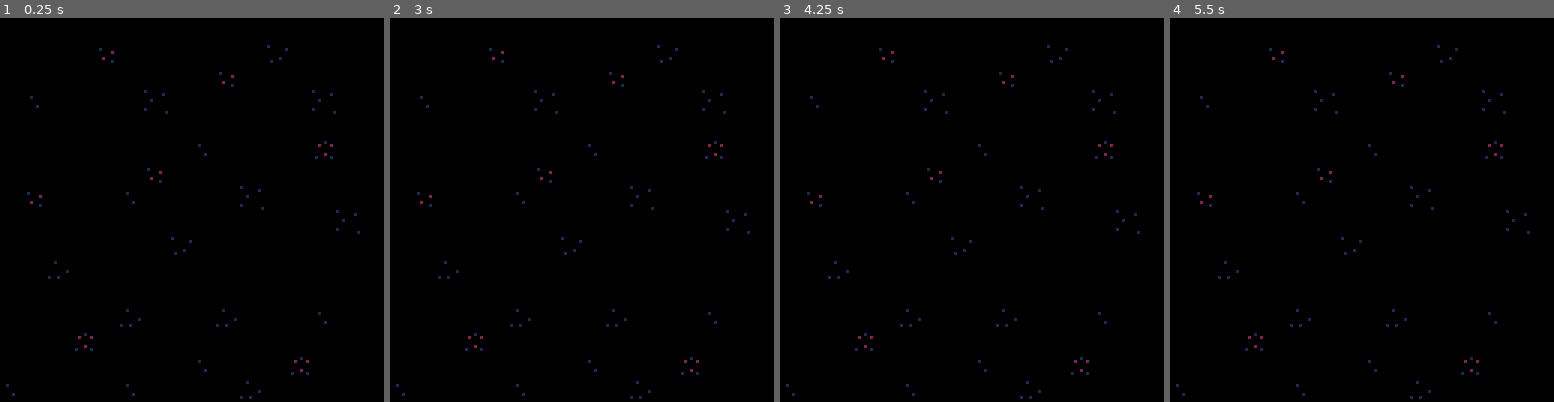
Above: before the commit, frames 1-4 (left to right).
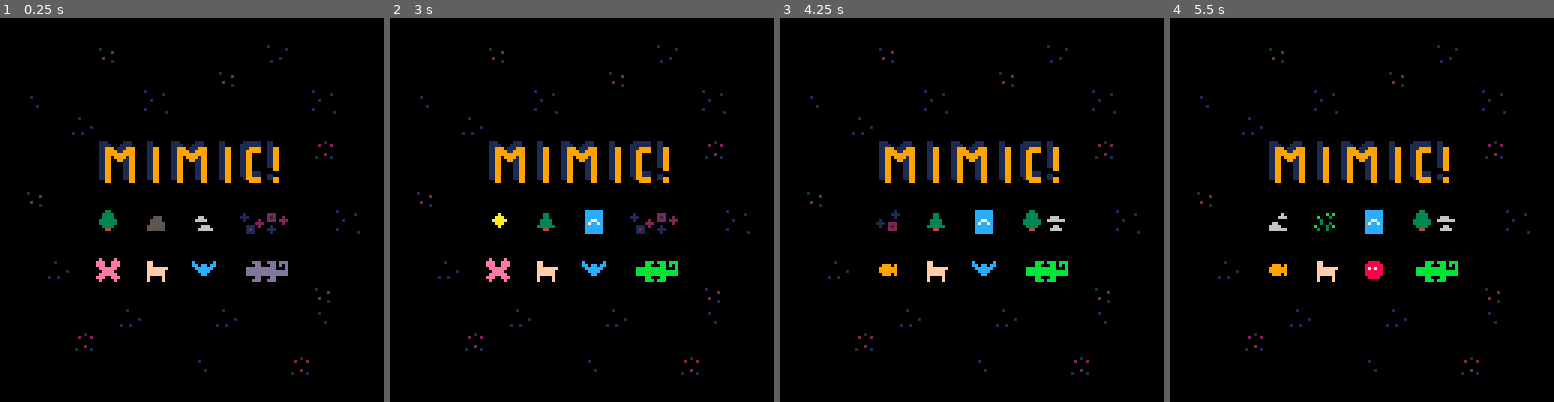
Above: after the commit, the same moments.

Repository: sourencho/mimic
Game: PICO-8 cartridge misc/mimic_cover.p8
The game is run twice, just before and just after one commit, with the same random seed, the same clock (stepped at 60 frames per second) and the same inputs.
Inputs:
- Up to frame 1 (0.25 s): no input
- Up to frame 2 (3 s): no input
- Up to frame 3 (4.25 s): no input
- Up to frame 4 (5.5 s): no input

The runs differ from the first frame. In frame 1, 4.5% of the frame differs, in the area x 1-86%, y 25-100%; in frame 2, 4.6%; in frame 3, 4.6%; in frame 4, 4.6%.

Commit message:
Cover misc cart

Diff:
--- a/misc/mimic_cover.p8
+++ b/misc/mimic_cover.p8
@@ -1,12 +1,83 @@
 pico-8 cartridge // http://www.pico-8.com
-version 33
+version 34
 __lua__
 -- mimic cover
 -- by sourencho
 
+sprites = {
+    [{4,8}] = {
+        ind = 0,
+        sprs = {96, 64, 95, 115},
+        dt = 50,
+    },
+    [{6,8}] = {
+        ind = 0,
+        sprs = {81, 97, 42, 63},
+        dt = 70,
+    },
+    [{8,8}] = {
+        ind = 0,
+        sprs = {83, 122, 81, 83},
+        dt = 90,
+    },
+    [{10,8}] = {
+        ind = 0,
+        sprs = {79, 96, 81, 95},
+        dt = 120,
+    },
+    [{11,8}] = {
+        ind = 0,
+        sprs = {78, 99, 94, 110},
+        dt = 110,
+    },
+    [{4,10}] = {
+        ind = 0,
+        sprs = {22, 07, 24},
+        dt = 120,
+    },
+    [{6,10}] = {
+        ind = 0,
+        sprs = {39, 22, 07},
+        dt = 190,
+    },
+    [{8,10}] = {
+        ind = 0,
+        sprs = {24, 05, 08},
+        dt = 130,
+    },
+    [{10,10}] = {
+        ind = 0,
+        sprs = {10, 25},
+        dt = 90,
+    },
+    [{11,10}] = {
+        ind = 0,
+        sprs = {11, 28},
+        dt = 90,
+    },
+}
+
+function _init()
+    t = 1
+end
+
 function _draw()
     cls()
-    map(16, 0, 0, 0, 16, 16)
+    map(0, 0, 0, 0, 16, 16)
+    --line(0,12,128,12,8)
+    --line(0,116,128,116,8)
+
+    for coord, data in pairs(sprites) do
+        if (t % data.dt == 0) then
+            data.ind += 1
+            data.ind = (data.ind % #data.sprs)
+            printh(data.ind.." "..#data.sprs)
+        end
+        spr(data.sprs[data.ind+1], 8*coord[1], 8*coord[2])
+    end
+
+    t += 1
+
 end
 
 __gfx__
@@ -27,20 +98,20 @@
 00dddd000000000000aaaa0000111100000990000eeeeee0eee00eeec000000c0000000000000bb000000bb000bb000000bb0000200000002882000909090000
 000dd0000000000000000000000000000000000000e00e000e0000e0000000000000000000000bbb0000bbb00bbb00000bbb0000200000002882000090900000
 00000000000000000000000000000000000000000000000000000000000000000000000000000000000000000000000000000000222222222882000909090000
-011100000111000001111110111110000110000000000000000000000ff0000000ff0000000000000000b0b00000909008880ccc288888888882000090900000
-01111000111100001111111011111000011000000000000000bb00000ff0000000ff0000000000000b0003000000040008980c2c222222222222000000000000
-0119990111999000111999900099999001199000b0000bb00b00b00b0fffffff00ffffff000000000030000009090409088eeccc200200002002000000000000
-01199991199990001199999000999990011990000b00b00bb0000bb00ffffff000fffff0000000000030030000400440aaaefe00200200002002000000000000
-011999999999900011990000000119900119900000bb0000000000000ffffff000fffff000000000b00030b000400400a9aeee00200200002002000000000000
-011990999919900011990000000119900119900000000000000000000f0000f000f000f0000000000300300000044400aaa00000200200002002000000000000
-011990099119900011990000000119900119900000000000000000000f0000f000ff00ff00000000000000000000400000000000220220002202200000000000
-01199000011990001199000000011990011990000000000000000000000000000000000000000000000000000000000000000000000000000000000000000000
-011990000119900011990000000119900119900000b00bb0000b00b000000000000000000000000009990009000000000000aaa0999000000000ccc000000eee
-011990000119900011990000000119900119900000bbbb00000bbbb000000000000000000000000099099099000000000000a2a092900999ccc0c1c00eee0e2e
-0119900001199000119911101111199001199000bbbbbb000bbbbbb000000000000000000000000090009990000000b00300aaa099900929c1c0ccc00e2e0eee
-0119900001199000119911101111199001199000bbbbbb000bbbbbb00000000000000000000000000000000000300300b030030000303999ccc030000eee0030
-011990000119900001999990009999900119900000bbbb00000bbbb0000000000000000000000000000000000b03030000303000000300000033000000300300
-000990000009900000099990009999900009900000b00bb0000b00b0000000000000000000000000000000000003000000303000000300000003000000030300
+011100000111000001100000011100000111000001100000011111100ff0000000ff0000000000000000b0b00000909008880ccc288888888882000090900000
+011110001111000001100000011110001111000001100000111111100ff0000000ff0000000000000b0003000000040008980c2c222222222222000000000000
+011999011199900001199000011999011199900001199000111999900fffffff00ffffff000000000030000009090409088eeccc200200002002000000000000
+011999911999900001199000011999911999900001199000119999900ffffff000fffff0000000000030030000400440aaaefe00200200002002000000000000
+011999999999900001199000011999999999900001199000119900000ffffff000fffff000000000b00030b000400400a9aeee00200200002002000000000000
+011990999919900001199000011990999919900001199000119900000f0000f000f000f0000000000300300000044400aaa00000200200002002000000000000
+011990099119900001199000011990099119900001199000119900000f0000f000ff00ff00000000000000000000400000000000220220002202200000000000
+01199000011990000119900001199000011990000119900011990000000000000000000000000000000000000000000000000000000000000000000000000000
+0119900001199000011990000119900001199000011990001199000000000000000000000000000009990009000000000000aaa0999000000000ccc000000eee
+0119900001199000011990000119900001199000011990001199000000000000000000000000000099099099000000000000a2a092900999ccc0c1c00eee0e2e
+0119900001199000011990000119900001199000011990001199111000000000000000000000000090009990000000b00300aaa099900929c1c0ccc00e2e0eee
+011990000119900001199000011990000119900001199000119911100000000000000000000000000000000000300300b030030000303999ccc030000eee0030
+01199000011990000119900001199000011990000119900001999990000000000000000000000000000000000b03030000303000000300000033000000300300
+00099000000990000009900000099000000990000009900000099990000000000000000000000000000000000003000000303000000300000003000000030300
 00000000000000000000000000000000000000000000000000000000000000000000000000000000000000000000000000000000000000000000000000000000
 00000000000000000000000000000000000000000000000000000000000000000000000000000000000000000cccccc0000000000cccccc00000000000000000
 0000a00000000000010000000000000000000000000000000000000000cccccccccccccccccccc00cccccc000cccccc0cccccc00cccccccc0222000001000000
@@ -269,21 +340,21 @@
 
 
 __gff__
-0000000000fd00fffeff0602060400000800000000fffefffeff0602060000000000000000ff00fffe021001130000000000000000ff00000002001014151617081010601010100202020202020280800404244010101002020202020202808001012140101010020202020202028080101010401010100202020202280880a0
+0000000000fd00fffeff0602060400000800000000fffefffeff06020600000000000000000000fffe0210011300000000000000000000000002001014151617081010601010100202020202020280800404244010101002020202020202808001012140101010020202020202028080101010401010100202020202280880a0
 0808080808080808080808080808080802020202020000000800000000000000020202020000000000000000000000000202020200000000000000000000000000000000000000000000000000000000000000000000000000000000000000000000000000000000000000000000000000000000000000000000000000000000
 __map__
 04040404044104040404040404040404040404040441040404040404040404040461616260606060606060606061606041414141414141414141414141414141606060606060606060606060606060606160626160606060616050616061606060606060606060606060606060606060712a4141414141417141714141414171
 040404047e0404000404044204410404040404047e0404000404044204410404046061606060606060616260626060604141414153414153416341414141414160606060606060606060606060616061606160606060606161626150506260606060606060606060606060606061606170414141613c4141414172412c604171
 0404040404040404047e0404040404040404040404040404047e040404040404044c60626061606162606060606060604153634143436343436343414153414161616160616161616161606147784a6160626260616161626060616050506060616161606161616161616061477848484141413b7241412a3f41412a412a4141
-0470040404047241040404040472040404700404040472410404040404720404045760606040606060606060516060604163406343177363734343634343636361606161626060616161616157606060606061616060606061606051515060616160616160607c61616161615760606070413c613b41414241424242413e4141
-040404000404044104000404040404040404040004040441040004040404040404677848484960606147484960516060534363634363434363737363436363434878484961606147487848495760606160616161606262606061605040506060605b794961606147487848495760606141412a41412a3d722a413b4141414141
-040404412021242021242224046f4104040404414141414170414141046f410404515151516a48480758707a5151606063436361616061606060606351515053606061576161617b515050676d60616160606060606060616160605050506060606061576161617b515050676d6061614141412c414141424241423e61414142
-410404043031343031343214040404044104040441417e4141414141040404040451515151515151516a486c5160606060606061614160616060616351505063606061677948486c516161616060606160626051606060626051505150515150606061677948486c516161616060606141724141422a42422a3b422a72414141
+0470040441047241040404040472040404700404040472410404040404720404045760606040606060606060516060604163406343177363734343634343636361606161626060616161616157606060606061616060606061606051515060616160616160607c61616161615760606070413c613b41414241424242413e4141
+040404710404044104000404040404040404040004040441040004040404040404677848484960606147484960516060534363634363434363737363436363434878484961606147487848495760606160616161606262606061605040506060605b794961606147487848495760606141412a41412a3d722a413b4141414141
+040404412021222021222622046f4104040404414141414170414141046f410404515151516a48480758707a5151606063436361616061606060606351515053606061576161617b515050676d60616160606060606060616160605050506060606061576161617b515050676d6061614141412c414141424241423e61414142
+410404043031323031323614040404044104040441417e4141414141040404040451515151515151516a486c5160606060606061614160616060616351505063606061677948486c516161616060606160626051606060626051505150515150606061677948486c516161616060606141724141422a42422a3b422a72414141
 047e0404040404040404040404410404047e04044170414104417204044104040427505151505051515151515161606061616141414141616061515050515151616160515051505151517162726060616050515160606060605041505050615161616051505150515141716272606061414141413b3e413b402a414141412a41
-040404046000510063004f4e044172040404040441004141414141410441720404515150515151515150774a51606060606141417241414141424141417241606051515150505150515170414141416160515051424170606051715051506050605151515050515051424141414141613b414141424241412a713b3f72413c2a
+040404041100040004000404044172040404040441004141414141410441720404515150515151515150774a51606060606141417241414141424141417241606051515150505150515170414141416160515051424170606051715051506050605151515050515051424141414141613b414141424241412a713b3f72413c2a
 04040404040404040404040404040404040404414141414241414141040404040442414142515150515157515060156061417241414142414141605150505160615151505051505147784a414141726161605151414141416050415051506051505151505051505147784a41414172612a41714141412a70414241422a417241
-41047104160427041804090b0404040441047141414141414141414104040404045141414141715147796c51606160615070415141414172416060505150515151515152514748486d414162414160616060515052414142605041505050605051515152514748486d4141624141606141724141412a2c2a423b607242414141
-040404040000000000000000040441040404040400000000000000000404410404517748784848486c51515151506060505141506052604160515151515051515152275052576170414160616041606162605050414141414141415060506060515227505257617041416061604160614141613d4172424141413c4142424141
+4104710438043804380438380404040441047141414141414141414104040404045141414141715147796c51606160615070415141414172416060505150515151515152514748486d414162414160616060515052414142605041505050605051515152514748486d4141624141606141724141412a2c2a423b607242414141
+040404040000000000000000047e41040404040400000000000000000404410404517748784848486c51515151506060505141506052604160515151515051515152275052576170414160616041606162605050414141414141415060506060515227505257617041416061604160614141613d4172424141413c4142424141
 0404040404710404047104040470040404040404047104040471040404700404045057605050505151515150505160605150515160416061515151505150515151515151517a614142606161604260616060512742414141424171506050606251515151517a6141426061616042606141413b2a414141413b3e41412a424171
 0404416f0404410404414104040404040404416f040441040441410404040404046157606050704151505151516060605050506061726160605050505150505151405151516749614242611560416061626051505061056161615151615150615151515151674961424261156041606141414241413c3b413f4142412c3b4141
 0441040404410404700404046f0404040441040404410404700404046f04040404486d606160506060515150606060615150606061056161606051275151515151515151515157610542414141416060606150515060606060606260606061615140515151515761054141414170606070054242414141414141414141617241
Not shown, added: images/itch/mimic_cover.gif
Not shown, added: images/itch/mimic_cover_cropped.gif
Not shown, added: images/itch/mimic_cover_cropped_2.gif
